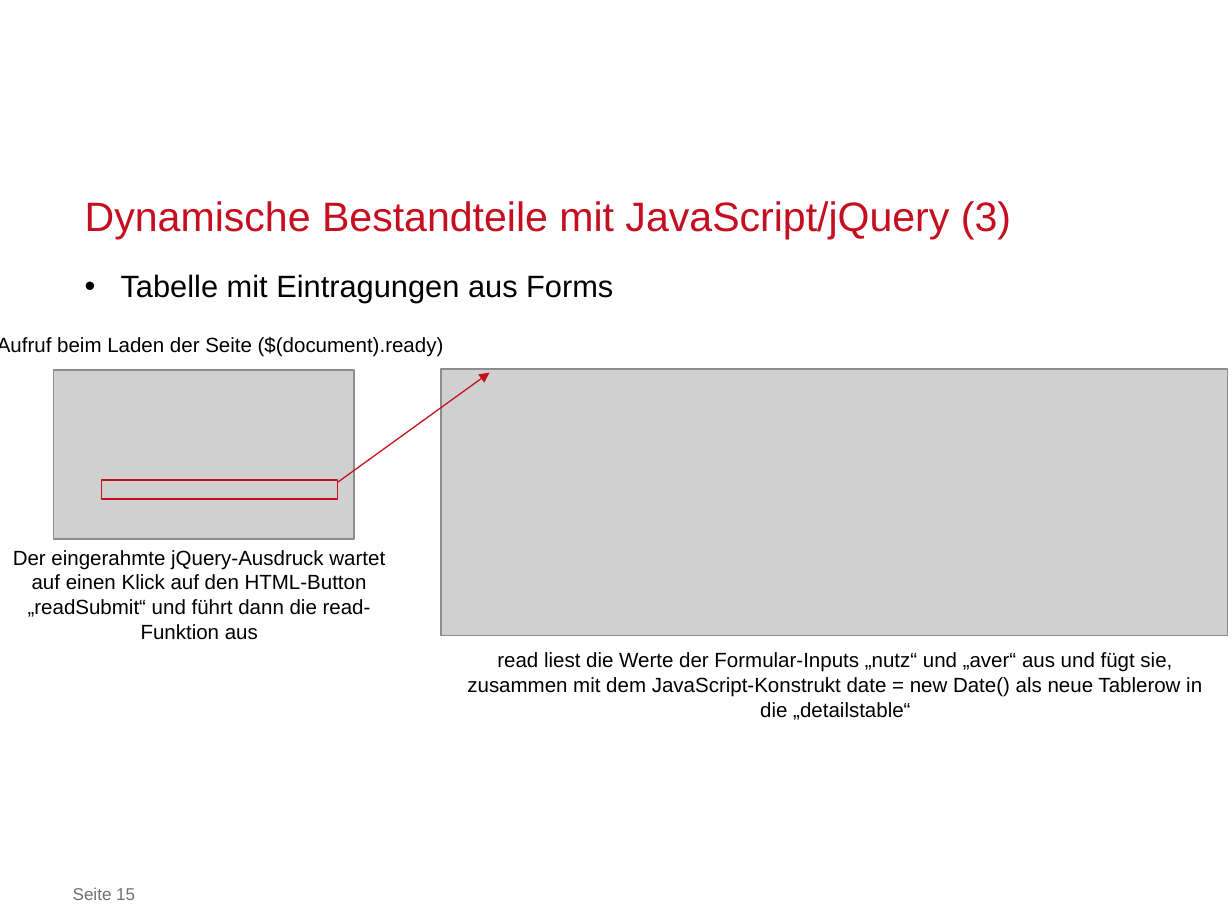
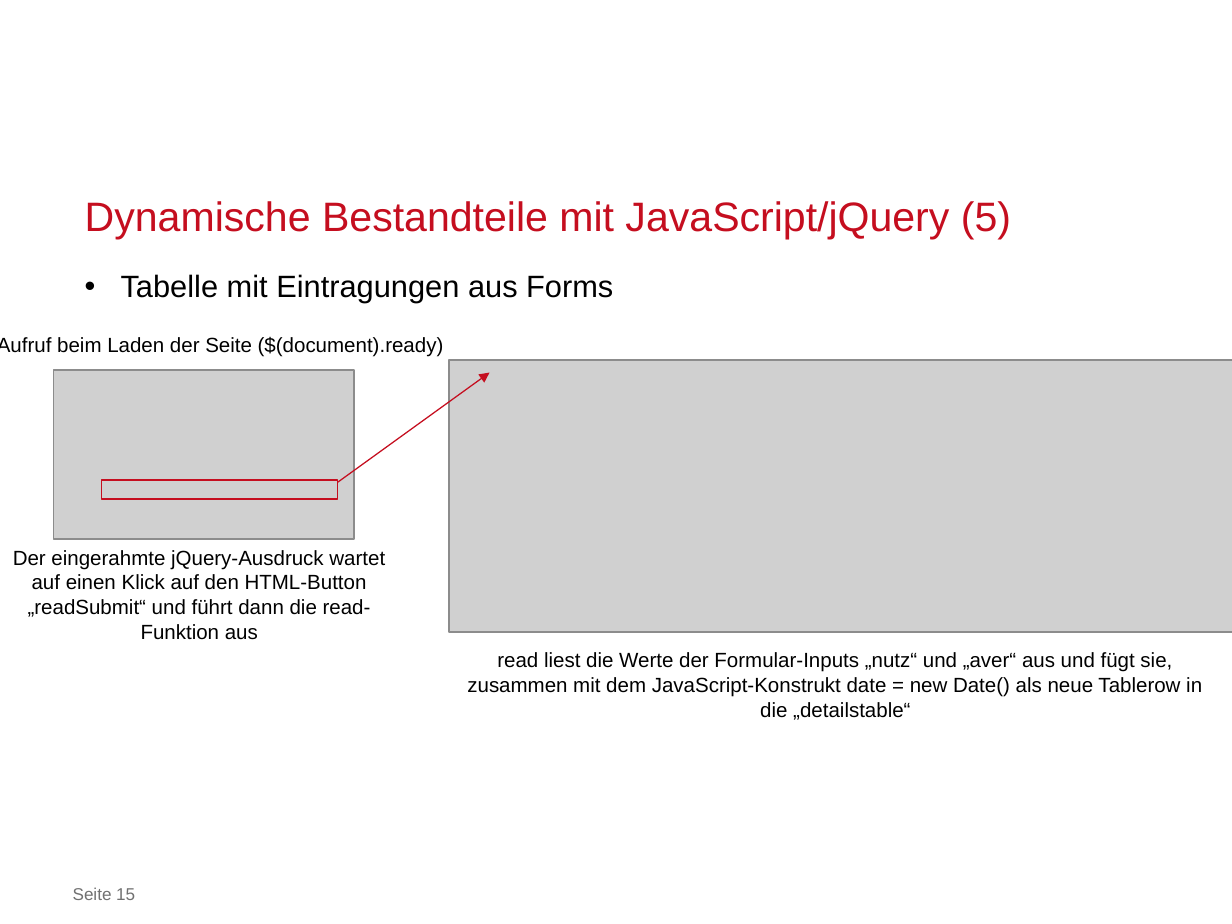
Before and after one commit to j-bon/ha1, a slide deck: slide 15 of aws_ha1.pptx. Drawn at 1232x924 pixels with LibreOffice and Linux fonts; fonts in the diff are those of the drawing; grey boxes stand for pictures; background and template pictures are left out. Boxes give left, top, right and bottom in pixels: in the first picture for what was removed or moved away, otherwise in the second. Text is boxed around its words. In the diff, an @@ line names an element or a change of style, - is before the commit and + after.

```diff
--- a/aws_ha1.pptx
+++ b/aws_ha1.pptx
@@ text at <box>85,201,1011,239</box>: text changed @@
-Dynamische Bestandteile mit JavaScript/jQuery (3)
+Dynamische Bestandteile mit JavaScript/jQuery (5)
@@ picture: place and size @@
-picture at <box>441,370,1227,637</box>
+picture at <box>448,360,1232,632</box>
```
Also in this commit, not shown: 2 other slides changed, 1 other file.
